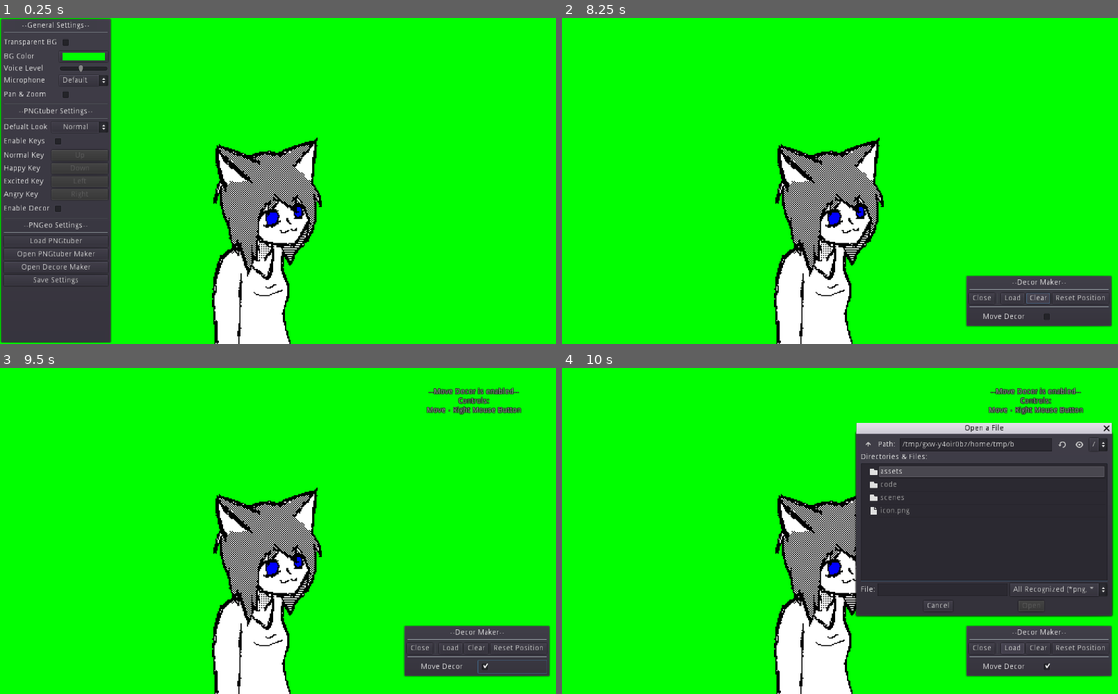
Above: before the commit, frames 1-4 (two rows, left to right).
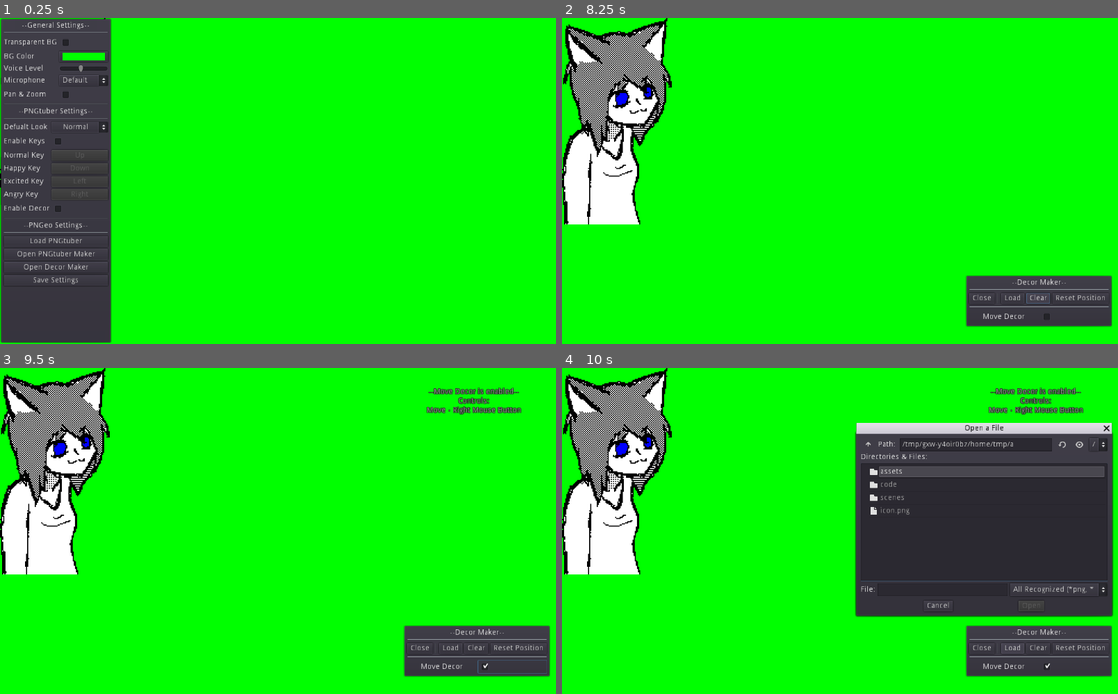
Above: after the commit, the same moments.

Repository: LillycatVtube/PNGeo
Game: Godot game, scene res://scenes/Rootscene.tscn
Same seed, same stepped clock (60 frames per second), same inputs: the game is played once before the commit and once after it.
Inputs (mouse positions are in pixels of both pictures, inside the frame that each line leads up to):
- Up to frame 1 (0.25 s): no input
- Up to frame 2 (8.25 s): click "Open Decore Maker" (after the commit: "Open Decor Maker") at 0.5 s; click "Save Settings" at 1.25 s; click "Normal" at 2 s; click "Normal" at 2.75 s; click (628, 40) at 3.5 s; click "Default" at 4.25 s; click (645, 92) at 5 s; click (639, 141) at 5.75 s; click (639, 207) at 6.5 s; click "Open PNGtuber Maker" at 7.25 s; click "Clear" at 8 s
- Up to frame 3 (9.5 s): click (511, 667) at 8.75 s
- Up to frame 4 (10 s): click "Load" at 9.5 s

The runs differ from the first frame. In frame 1, 9.2% of the frame differs, in the area x 0-58%, y 0-100%; in frame 2, 18%; in frame 3, 18%; in frame 4, 17%.

Commit message:
for v1.0.1 hotfix
Fixed alpha blending stuff with newly created PNGtubers,
Fixed Typos.

Diff:
--- a/code/Rootscene.gd
+++ b/code/Rootscene.gd
@@ -31,18 +31,18 @@
 func _input(event):
 	if PanZooming:
 		if event is InputEventMouseMotion && Input.is_mouse_button_pressed(BUTTON_RIGHT):
-			$Camera2D.position -= event.relative * DragSensitivity / ZoomSpeed / $Camera2D.zoom
+			Spr.position += event.relative * DragSensitivity
 
 		if event is InputEventMouseButton:
 			if event.button_index == BUTTON_WHEEL_UP:
-				$Camera2D.zoom += Vector2(ZoomSpeed,ZoomSpeed) * $Camera2D.zoom
+				Spr.scale += Vector2(ZoomSpeed,ZoomSpeed) * Spr.scale
 			if event.button_index == BUTTON_WHEEL_DOWN:
-				$Camera2D.zoom -= Vector2(ZoomSpeed,ZoomSpeed) * $Camera2D.zoom
+				Spr.scale -= Vector2(ZoomSpeed,ZoomSpeed) * Spr.scale
 			if event.button_index == BUTTON_MIDDLE:
-				$Camera2D.zoom = Vector2(1,1)
-				$Camera2D.position = Vector2(0,0)
-			$Camera2D.zoom.x = clamp($Camera2D.zoom.x, MinZoom, MaxZoom)
-			$Camera2D.zoom.y = clamp($Camera2D.zoom.y, MinZoom, MaxZoom)
+				Spr.scale = Vector2(1,1)
+				Spr.position = Vector2(100,100)
+			Spr.scale.x = clamp(Spr.scale.x, MinZoom, MaxZoom)
+			Spr.scale.y = clamp(Spr.scale.y, MinZoom, MaxZoom)
 
 	if DecorMaker.MovingDecor:
 		if event is InputEventMouseMotion && Input.is_mouse_button_pressed(BUTTON_RIGHT):
@@ -174,13 +174,15 @@
 	IO_Manager.Saves["enabled_Keys"] = UI.EnableKey.pressed
 	IO_Manager.Saves["avatar"] = avatar_path
 	IO_Manager.Saves["mic"] = selected_mic
-	IO_Manager.Saves["pan_zoom"] = {"pan": $Camera2D.position, "zoom": $Camera2D.zoom}
+	IO_Manager.Saves["pan_zoom"] = {"pan": Spr.position, "zoom": Spr.scale}
 	IO_Manager.Saves["decor"]["pos"] = Decor.position
 	IO_Manager.Saves["decor"]["enabled"] = Decor.visible
 	IO_Manager.save()
 
 
 func reload():
+	$Camera2D.zoom = Vector2(1,1)
+	$Camera2D.position = Vector2(0,0)
 	UI.WinTransparent.pressed = IO_Manager.Saves["trans"]
 	UI.WinColor.color = IO_Manager.Saves["window_Color"]
 	UI.VoiceLevel.value = IO_Manager.Saves["volume"]
@@ -189,17 +191,19 @@
 	UI.MicButton.selected = IO_Manager.Saves["mic"]
 	selected_mic = IO_Manager.Saves["mic"]
 	AudioServer.capture_device = UI.MicButton.get_item_text(IO_Manager.Saves["mic"])
-	$Camera2D.zoom = IO_Manager.Saves["pan_zoom"]["zoom"]
-	$Camera2D.position = IO_Manager.Saves["pan_zoom"]["pan"]
+	Spr.scale= IO_Manager.Saves["pan_zoom"]["zoom"]
+	Spr.position = IO_Manager.Saves["pan_zoom"]["pan"]
 	Decor.position = IO_Manager.Saves["decor"]["pos"]
 	UI.EnableDecor.pressed = IO_Manager.Saves["decor"]["enabled"]
 	var f = File.new()
 	if f.file_exists(IO_Manager.Saves["decor"]["spr"]):
 		var image = Image.new()
 		image.load(IO_Manager.Saves["decor"]["spr"])
-
+		image.resize(image.get_width(), image.get_height(),Image.INTERPOLATE_NEAREST)
+		image.fix_alpha_edges()
 		var image_tex = ImageTexture.new()
-		image_tex.create_from_image(image)
+		image_tex.storage = ImageTexture.STORAGE_COMPRESS_LOSSLESS
+		image_tex.create_from_image(image, 2)
 		Decor.texture = image_tex
 	if f.file_exists(IO_Manager.Saves["avatar"]):
 		avatar_path = IO_Manager.Saves["avatar"]
--- a/code/decormaker/DecorMaker.gd
+++ b/code/decormaker/DecorMaker.gd
@@ -19,9 +19,12 @@
 	IO_Manager.Saves["decor"]["spr"] = path
 	var image = Image.new()
 	image.load(path)
+	image.resize(image.get_width(), image.get_height(),Image.INTERPOLATE_NEAREST)
+	image.fix_alpha_edges()
+	var image_tex = ImageTexture.new()
+	image_tex.storage = ImageTexture.STORAGE_COMPRESS_LOSSLESS
+	image_tex.create_from_image(image, 2)
 
-	var image_tex = ImageTexture.new()
-	image_tex.create_from_image(image)
 	get_tree().get_nodes_in_group("root")[0].Decor.texture = image_tex
 
 
--- a/code/pngtubermaker/PNGtuberMaker.gd
+++ b/code/pngtubermaker/PNGtuberMaker.gd
@@ -79,9 +79,11 @@
 func _on_OpenSprPath_file_selected(path):
 	var image = Image.new()
 	image.load(path)
-
+	image.resize(image.get_width(), image.get_height(),Image.INTERPOLATE_NEAREST)
+	image.fix_alpha_edges()
 	var image_tex = ImageTexture.new()
-	image_tex.create_from_image(image)
+	image_tex.storage = ImageTexture.STORAGE_COMPRESS_LOSSLESS
+	image_tex.create_from_image(image, 2)
 
 	if SelectedButtons == 0:
 		PrevSpr.frames.add_frame("normal_silent", image_tex)
--- a/scenes/Rootscene.tscn
+++ b/scenes/Rootscene.tscn
@@ -348,7 +348,7 @@
 margin_top = 48.0
 margin_right = 192.0
 margin_bottom = 68.0
-text = "Open Decore Maker"
+text = "Open Decor Maker"
 
 [node name="SaveSettings" type="Button" parent="UI/RootUI/PanelContainer/MarginContainer/VBoxContainer/GridContainer3"]
 margin_top = 72.0
